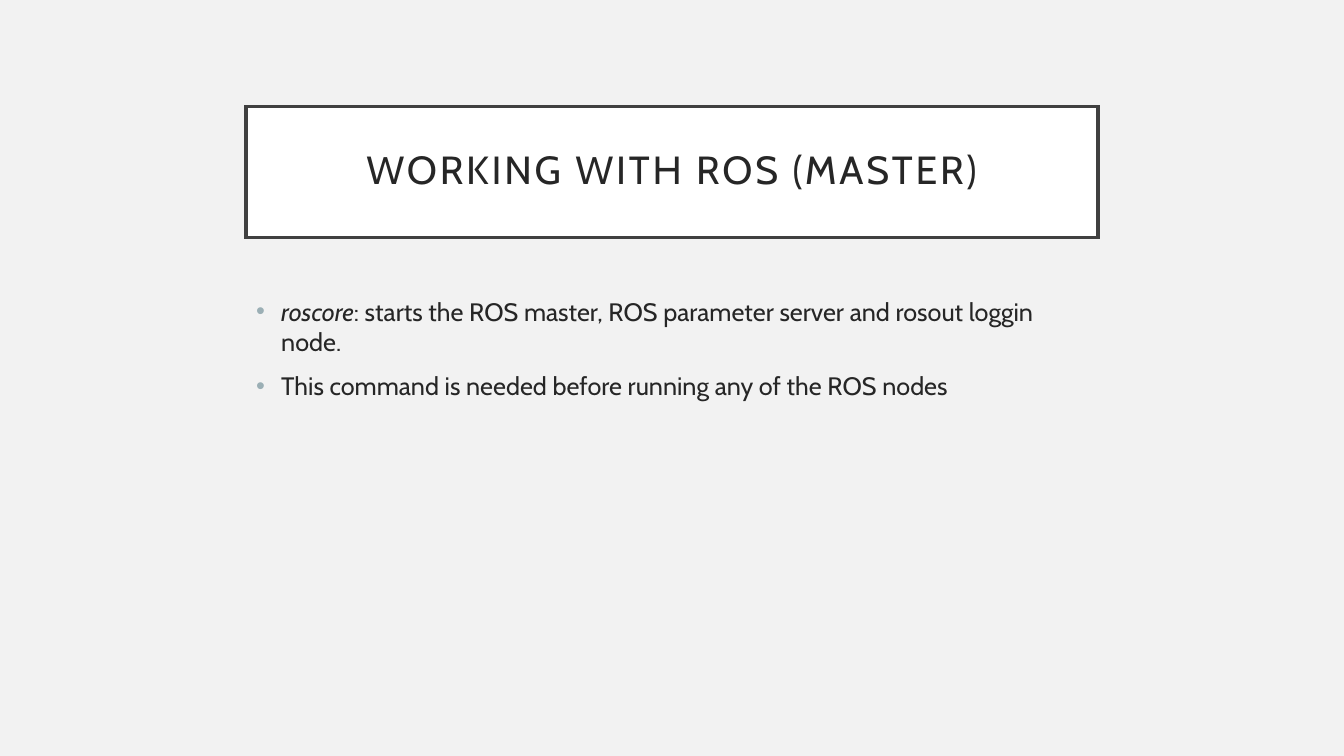
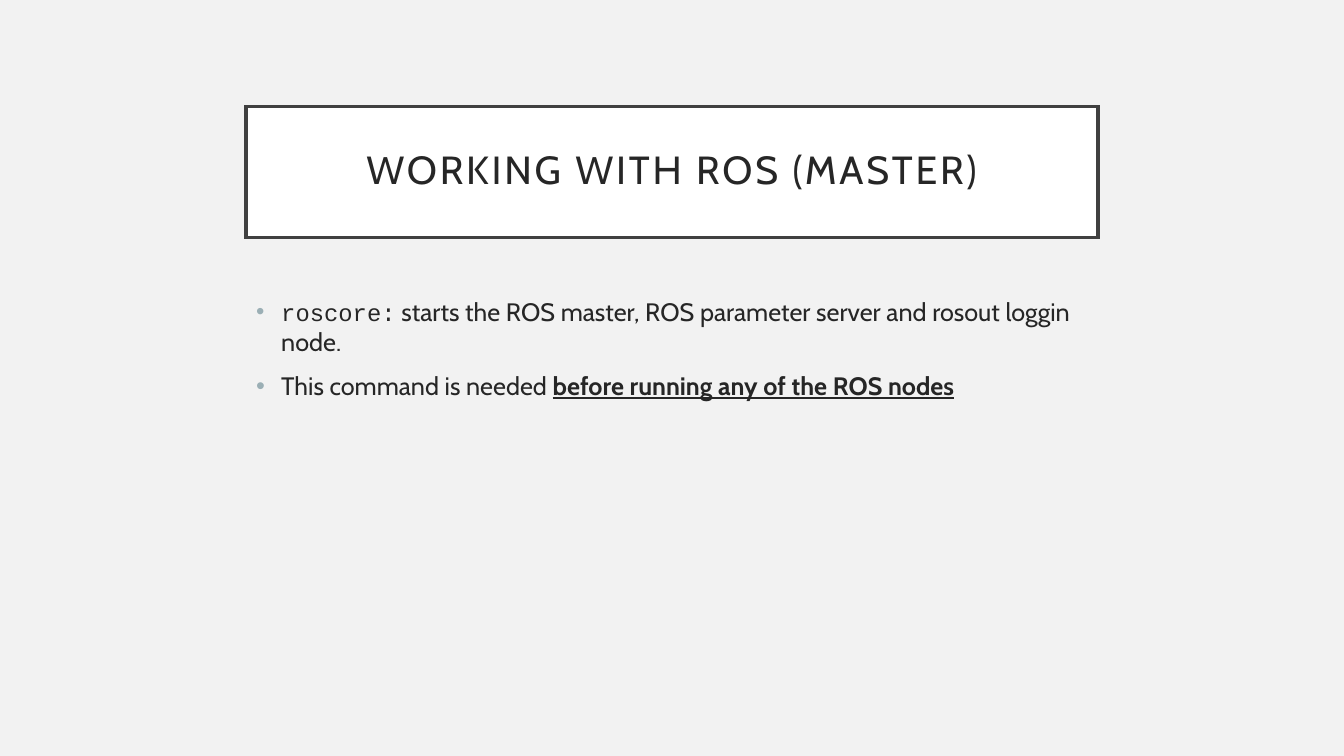
Before and after one commit to fpt-corp/DiRa, a slide deck: slide 20 of DiRa_Digital_Race_Software/Reference/ROS/Introduction to ROS.pptx. Drawn at 1344x756 pixels with LibreOffice and Linux fonts; fonts in the diff are those of the drawing. Boxes give left, top, right and bottom in pixels: in the first picture for what was removed or moved away, otherwise in the second. Text is boxed around its words. In the diff, an @@ line names an element or a change of style, - is before the commit and + after.

Commit message:
Add ROS topic communication slide, update the formatting of the Introduction slide

```diff
--- a/DiRa_Digital_Race_Software/Reference/ROS/Introduction to ROS.pptx
+++ b/DiRa_Digital_Race_Software/Reference/ROS/Introduction to ROS.pptx
@@ text "roscore: starts the ROS master, ..." at (281,302,1070,401): size 18 to 17 pt, font Cabin to Courier New, italic off in "roscore:"; bold on, underline on in "before running any of the ROS nodes" @@
```
Also in this commit, not shown: 7 other slides changed, 1 other file.
